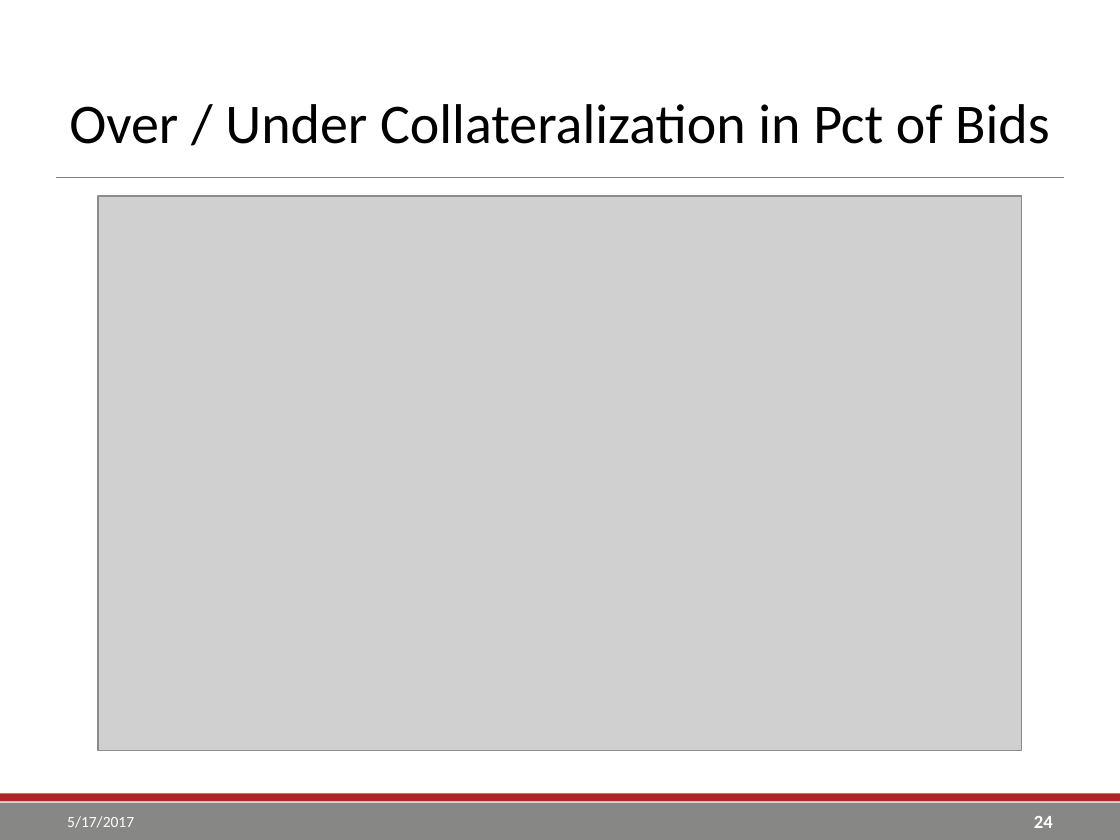
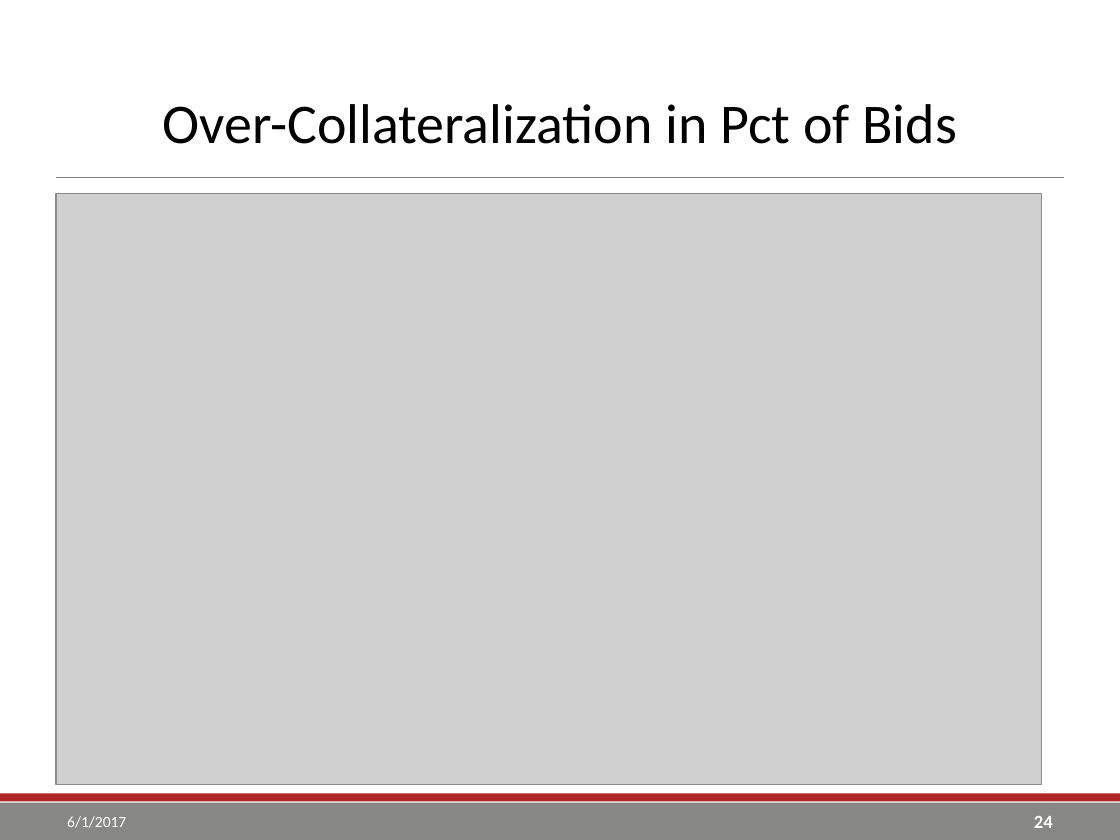
Before and after one commit to go-yohan/sppcredit, a slide deck: slide 24 of ppt/SPP TCR Reference Price Calculation.pptx. Drawn at 1120x840 pixels with LibreOffice and Linux fonts; fonts in the diff are those of the drawing; grey boxes stand for pictures; background and template pictures are left out. Boxes give left, top, right and bottom in pixels: in the first picture for what was removed or moved away, otherwise in the second. Text is boxed around its words. In the diff, an @@ line names an element or a change of style, - is before the commit and + after.

Commit message:
show the EqualOver specific bid in Winter_16 OFF.

```diff
--- a/ppt/SPP TCR Reference Price Calculation.pptx
+++ b/ppt/SPP TCR Reference Price Calculation.pptx
@@ title at bbox=[162, 104, 957, 144]: text changed @@
-Over / Under Collateralization in Pct of Bids
+Over-Collateralization in Pct of Bids
@@ picture: place and size @@
-picture at bbox=[99, 196, 1023, 750]
+picture at bbox=[56, 194, 1042, 785]
@@ text at bbox=[67, 816, 126, 828]: text changed @@
-5/17/2017
+6/1/2017
```
Also in this commit, not shown: 35 other slides changed, 19 slides added, 31 other files.
